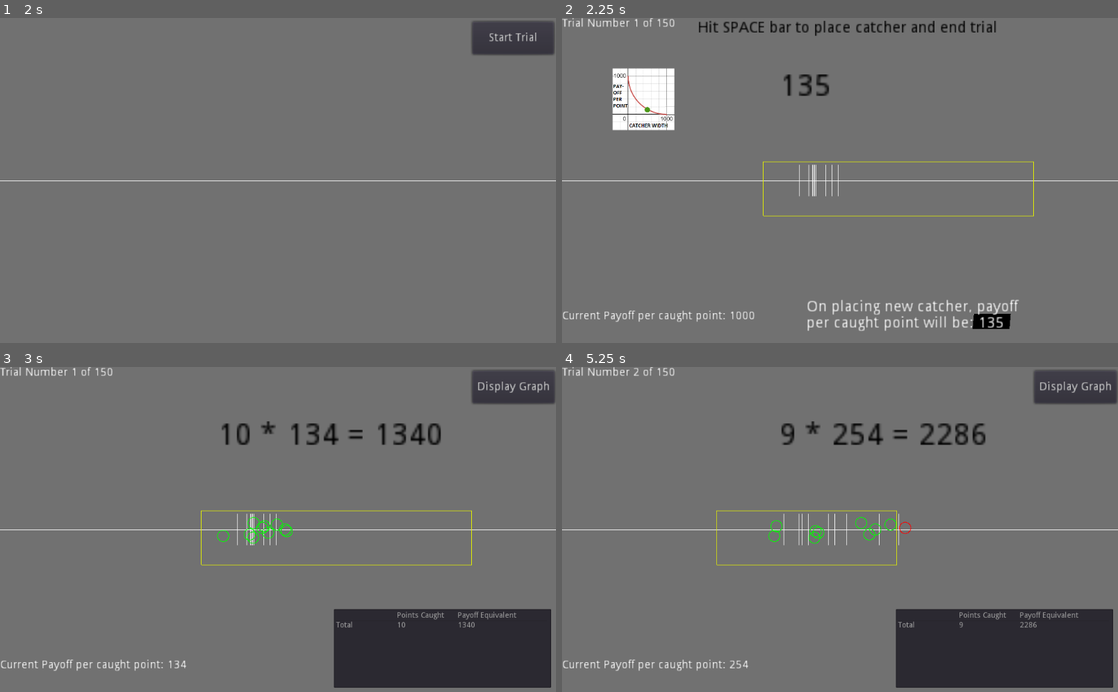
Above: before the commit, frames 1-4 (two rows, left to right).
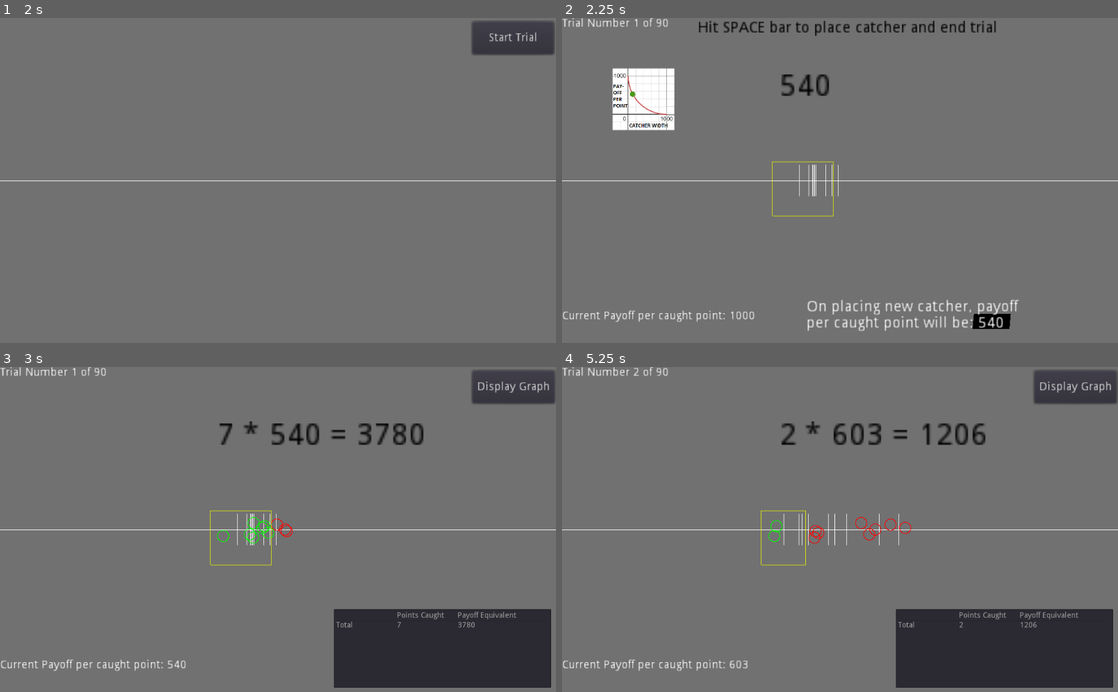
Above: after the commit, the same moments.

Repository: pb6191/bimodalGame
Game: Godot game, scene res://Menu.tscn
Two runs of this game, one before a commit and one after it. Both use one fixed random seed, a clock stepped at 60 frames per second and the inputs below.
Inputs (mouse positions are in pixels of both pictures, inside the frame that each line leads up to):
- Up to frame 1 (2 s): click (433, 138) at 0.52 s; type "12" at 0.6 s; click "START" at 1.25 s
- Up to frame 2 (2.25 s): click "Start Trial" at 2 s
- Up to frame 3 (3 s): tap Space (ui_select) at 2.75 s; move the mouse to (400, 513) at 2.77 s; hold Right (ui_right) from 2.78 s (still down); hold Space (ui_select) from 2.78 s (still down); click (400, 513) at 2.85 s
- Up to frame 4 (5.25 s): release Right (ui_right) at 3.5 s; release Space (ui_select) at 3.5 s; click "Display Graph" at 3.5 s; click "Start Trial" at 4.25 s; tap Space (ui_select) at 5, 5.1 s; move the mouse to (728, 545) at 5.02 s; hold Down (ui_down) from 5.03 s (still down)

Frame 1 is identical in both runs. In frame 2, 0.8% of the frame differs, in the area x 12-85%, y 0-96%; in frame 3, 1.6%, in the area x 17-85%, y 0-93%; in frame 4, 1.0%.

Commit message:
new version

Diff:
--- a/Button.gd
+++ b/Button.gd
@@ -54,8 +54,8 @@
 		global.devArr = ["83", "28", "56"]
 		global.proArr = ["50"]
 		#global.catArr = ["832"]
-		global.catArr = ["150"]
+		global.catArr = ["1", "2", "4"]
 		global.payArr = ["100"]
 		global.samArr = ["9"]
-		global.trials = 50
+		global.trials = 10
 	get_tree().change_scene("res://Main.tscn")
--- a/Button2ndmenu.gd
+++ b/Button2ndmenu.gd
@@ -24,8 +24,8 @@
 		global.devArr = ["83", "28", "56"]
 		global.proArr = ["50"]
 		#global.catArr = ["832"]
-		global.catArr = ["150"]
+		global.catArr = ["1", "2", "4"]
 		global.payArr = ["100"]
 		global.samArr = ["9"]
-		global.trials = 50
+		global.trials = 10
 	get_tree().change_scene("res://Main.tscn")
--- a/IntermidScrn.gd
+++ b/IntermidScrn.gd
@@ -24,9 +24,9 @@
 	global.devArr = ["83", "28", "56"]
 	global.proArr = ["50"]
 	#global.catArr = ["332", "832"]
-	global.catArr = ["150"]
+	global.catArr = ["1", "2", "4"]
 	global.payArr = ["100"]
 	global.samArr = ["9"]
-	global.trials = [10, 10, 10, 10, 10]
+	global.trials = [2, 2, 2, 2, 2]
 	#global.trials = [5, 25, 5, 5, 5, 5]
 	get_tree().change_scene("res://Main.tscn")
--- a/Main.gd
+++ b/Main.gd
@@ -225,14 +225,19 @@
 			if Input.is_action_pressed("ui_left"):
 				$"Sprite2".position.x -=1
 				$"Sprite3".position.x -=1
-			if Input.is_action_pressed("ui_up") and $"SpinBox2".value<=1000:
-				$"SpinBox2".value +=1
-			if Input.is_action_pressed("ui_down") and $"SpinBox2".value>=1:
-				$"SpinBox2".value -=1
-			if startingCatcherWidth%2 == 0:
-				$"Sprite3".position.x =$"Sprite2".position.x + 2*startingCatcherWidth
-			else:
-				$"Sprite2".position.x =$"Sprite3".position.x - 2*startingCatcherWidth
+			# commenting cather width change functionality
+			#if Input.is_action_pressed("ui_up") and $"SpinBox2".value<=1000:
+			#	$"SpinBox2".value +=1
+			#	if startingCatcherWidth%2 == 0:
+			#		$"Sprite3".position.x =$"Sprite2".position.x + 2*startingCatcherWidth
+			#	else:
+			#		$"Sprite2".position.x =$"Sprite3".position.x - 2*startingCatcherWidth
+			#if Input.is_action_pressed("ui_down") and $"SpinBox2".value>=1:
+			#	$"SpinBox2".value -=1
+			#	if startingCatcherWidth%2 == 0:
+			#		$"Sprite3".position.x =$"Sprite2".position.x + 2*startingCatcherWidth
+			#	else:
+			#		$"Sprite2".position.x =$"Sprite3".position.x - 2*startingCatcherWidth
 			if Input.is_action_pressed("ui_select") and !($"Sprite3".position.x<0):
 				$"Button".visible = true
 				spawnOneCatcherLMB()
@@ -488,7 +493,7 @@
 	if catchersPlaced == 1:
 		secondCatcherLeftEdge = str($"Sprite2".position.x)
 		secondCatcherRightEdge = str($"Sprite3".position.x)
-	for n1 in range($"Sprite2".position.x, $"Sprite3".position.x + 1):
+	for n1 in range($"Sprite2".position.x, $"Sprite3".position.x):
 		greenlist.append(n1)
 		if catchersPlaced == 0:
 			greenlistCatcher1.append(n1)
@@ -496,6 +501,11 @@
 			greenlistCatcher2.append(n1)
 	# payoffTrial = 1000 - greenlist.size() # linear
 	payoffTrial = int (1000 - sqrt(1000000 - ( (greenlist.size()-1000)*(greenlist.size()-1000) ) ) ) #quadratic
+	print("greenlist size"+str(greenlist.size()))
+	print("startingcatcherwidth"+str(startingCatcherWidth))
+	print("catArr"+ str(FULLcatArr1[FULLindexArr1[trialNum]]))
+	print("devArr"+str(FULLdevArr1[FULLindexArr1[trialNum]]))
+
 	$"RichTextLabel3".text = "Current Payoff per caught point: "+str(payoffTrial)
 	if catchersPlaced == 0 and global.catchersAllowed == 2:
 		if has_node("Sprite2"):
@@ -530,14 +540,21 @@
 	if catchersPlaced == 1:
 		secondCatcherLeftEdge = str($"Sprite2".position.x)
 		secondCatcherRightEdge = str($"Sprite3".position.x)
-	for n1 in range($"Sprite2".position.x, $"Sprite3".position.x + 1):
+	for n1 in range($"Sprite2".position.x, $"Sprite3".position.x):
 		greenlist.append(n1)
 		if catchersPlaced == 0:
 			greenlistCatcher1.append(n1)
 		if catchersPlaced == 1:
 			greenlistCatcher2.append(n1)
 	# payoffTrial = 1000 - greenlist.size() # linear
+	print("payoff"+str(payoffTrial))
 	payoffTrial = int (1000 - sqrt(1000000 - ( (greenlist.size()-1000)*(greenlist.size()-1000) ) ) ) #quadratic
+	print("greenlist size"+str(greenlist.size()))
+	print("startingcatcherwidth"+str(startingCatcherWidth))
+	print("catArr"+ str(FULLcatArr1[FULLindexArr1[trialNum]]))
+	print("devArr"+str(FULLdevArr1[FULLindexArr1[trialNum]]))
+	print("payoff"+str(payoffTrial))
+
 	$"RichTextLabel3".text = "Current Payoff per caught point: "+str(payoffTrial)
 	if has_node("Sprite2"):
 		catchersp2 = $"Sprite2".duplicate()
@@ -627,10 +644,12 @@
 		# $"RichTextLabel5".visible = true # uncomment if need to use spinbox for adjusting cather width
 		$"SpinBox2".value = startingCatcherWidth
 		changeWidth = 1
-		var randPosnCatcher = (randi() % 1000) + 1
-		startingCatcherWidth = int(FULLcatArr1[FULLindexArr1[trialNum]]/2)
+		var randPosnCatcher = (randi() % 400) + 301
+		startingCatcherWidth = int(FULLcatArr1[FULLindexArr1[trialNum]]/2 * FULLdevArr1[FULLindexArr1[trialNum]])
+		$"SpinBox2".value = int(FULLcatArr1[FULLindexArr1[trialNum]] * FULLdevArr1[FULLindexArr1[trialNum]])
 		catcherCost = startingCatcherWidth
 		$"Sprite2".position.x = randPosnCatcher - startingCatcherWidth
+		print("catcherSprite2pos "+str($"Sprite2".position.x))
 		$"Sprite3".position.x = randPosnCatcher + startingCatcherWidth
 		$"Sprite4".position.x = ($"Sprite3".position.x + $"Sprite2".position.x)/2
 		$"Sprite5".position.x = ($"Sprite3".position.x + $"Sprite2".position.x)/2
@@ -677,10 +696,12 @@
 		#$"CheckBox".visible = true
 		#$"CheckBox2".visible = true
 		#$"CheckBox3".visible = true
-		var randPosnCatcher = (randi() % 1000) + 1
-		startingCatcherWidth = int(FULLcatArr1[FULLindexArr1[trialNum]]/2)
+		var randPosnCatcher = (randi() % 400) + 301
+		startingCatcherWidth = int(FULLcatArr1[FULLindexArr1[trialNum]]/2 * FULLdevArr1[FULLindexArr1[trialNum]])
+		$"SpinBox2".value = int(FULLcatArr1[FULLindexArr1[trialNum]] * FULLdevArr1[FULLindexArr1[trialNum]])
 		catcherCost = startingCatcherWidth
 		$"Sprite2".position.x = randPosnCatcher - startingCatcherWidth
+		print("catcherSprite2pos "+str($"Sprite2".position.x))
 		$"Sprite3".position.x = randPosnCatcher + startingCatcherWidth
 		$"Sprite4".position.x = ($"Sprite3".position.x + $"Sprite2".position.x)/2
 		$"Sprite5".position.x = ($"Sprite3".position.x + $"Sprite2".position.x)/2
Not shown, changed: export_presets.cfg
